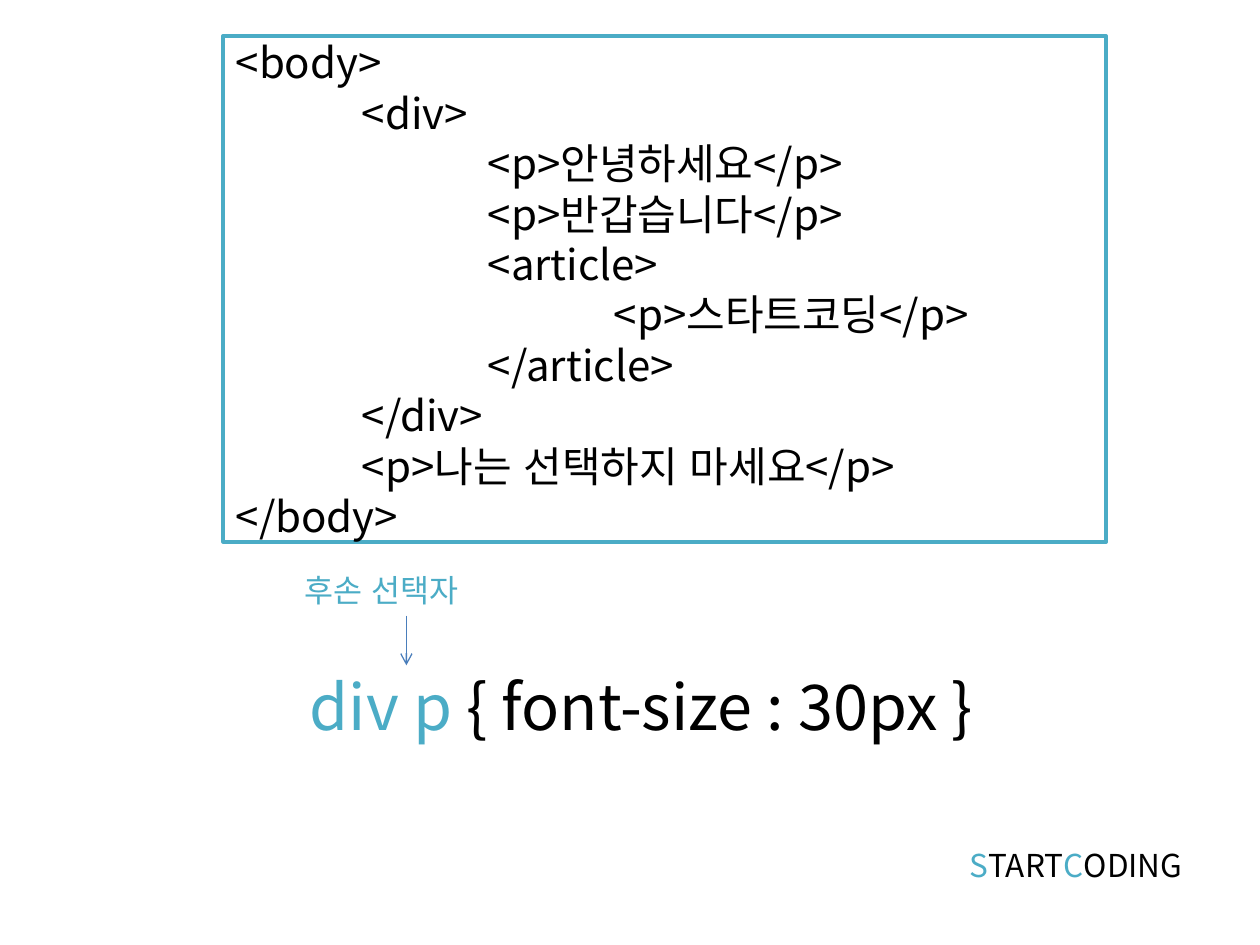
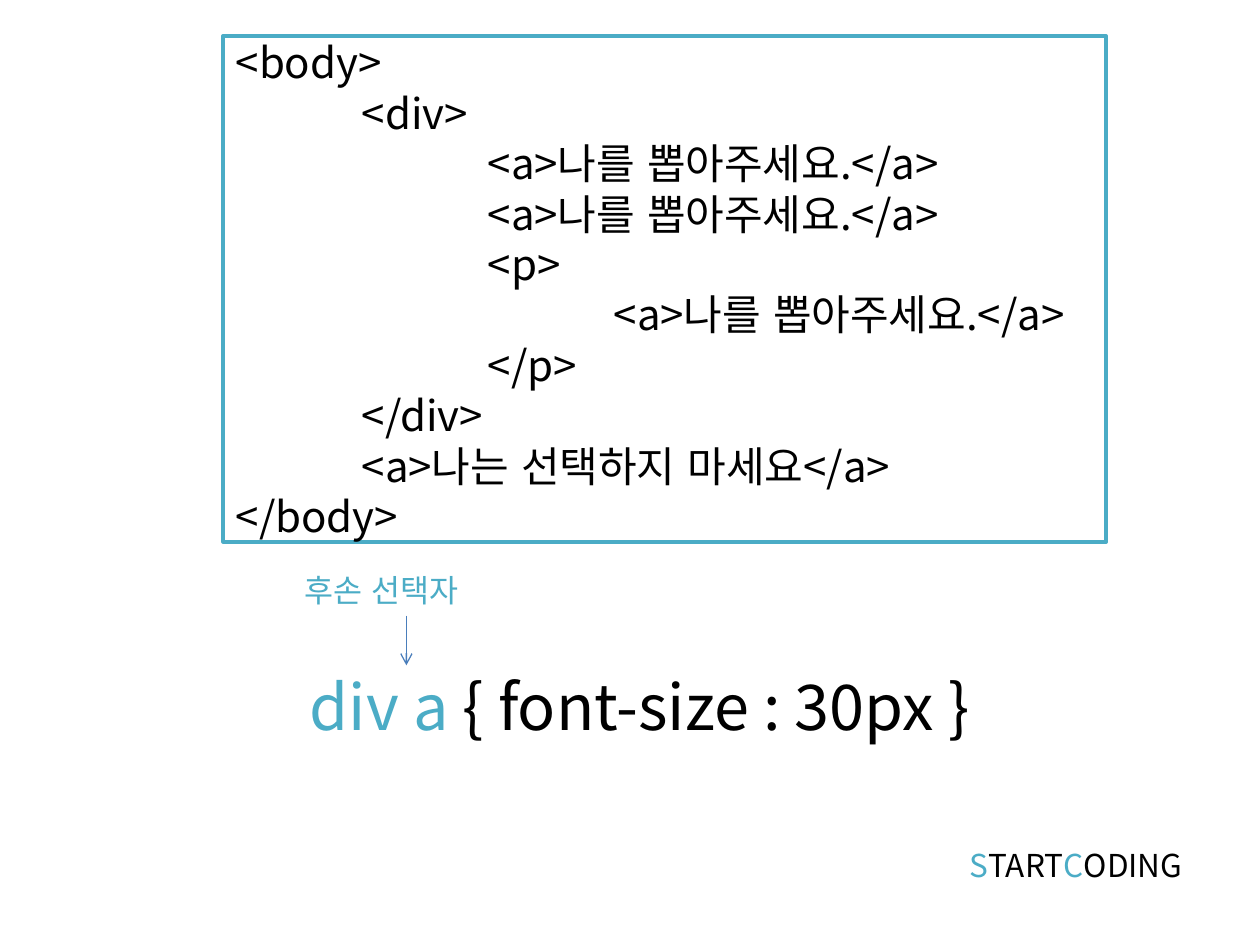
Before and after one commit to kwonkijun/web, a slide deck: slide 12 of 프론트엔드기초(PPT)/CSS3 2강_CSS 셀렉터.pptx. Drawn at 1260x945 pixels with LibreOffice and Linux fonts; fonts in the diff are those of the drawing. Boxes give left, top, right and bottom in pixels: in the first picture for what was removed or moved away, otherwise in the second. Text is boxed around its words. In the diff, an @@ line names an element or a change of style, - is before the commit and + after.

```diff
--- a/프론트엔드기초(PPT)/CSS3 2강_CSS 셀렉터.pptx
+++ b/프론트엔드기초(PPT)/CSS3 2강_CSS 셀렉터.pptx
@@ text in rectangle at (488, 144, 1065, 391): text changed @@
-<p>안녕하세요</p>
-<p>반갑습니다</p>
-<article>
-<p>스타트코딩</p>
-</article>
+<a>나를 뽑아주세요.</a>
+<a>나를 뽑아주세요.</a>
+<p>
+<a>나를 뽑아주세요.</a>
+</p>
@@ text in rectangle at (362, 447, 890, 490): text changed @@
-<p>나는 선택하지 마세요</p>
+<a>나는 선택하지 마세요</a>
@@ text at (310, 679, 934, 745): text changed @@
-div p { font-size : 30px }
+div a { font-size : 30px }
```
Also in this commit, not shown: 9 other slides changed, 29 other files.
